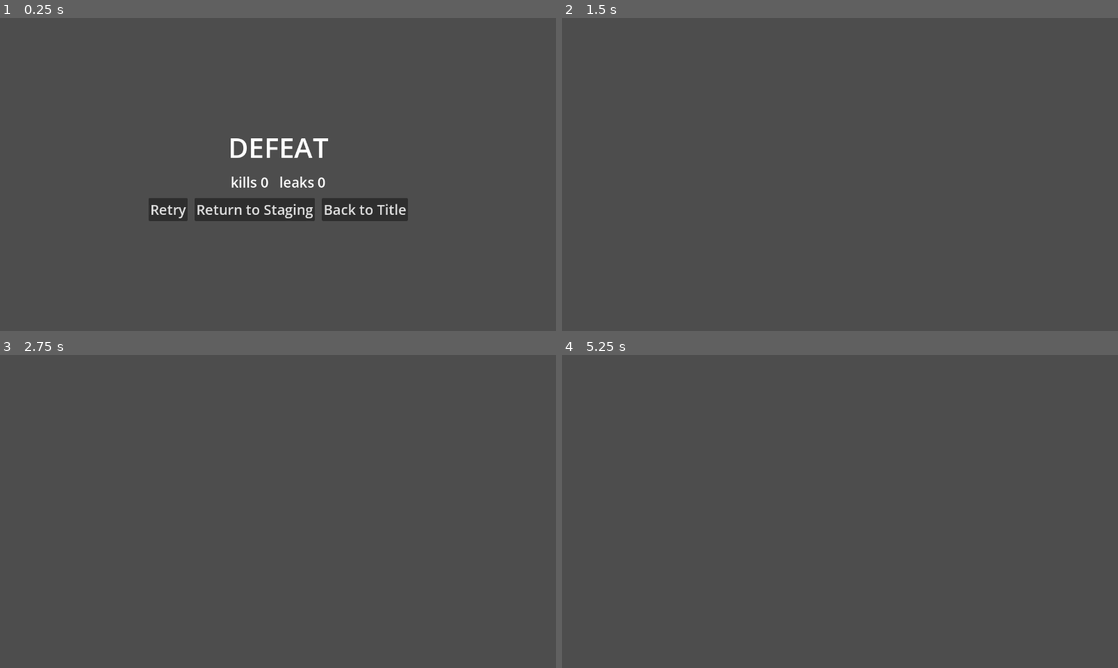
Above: before the commit, frames 1-4 (two rows, left to right).
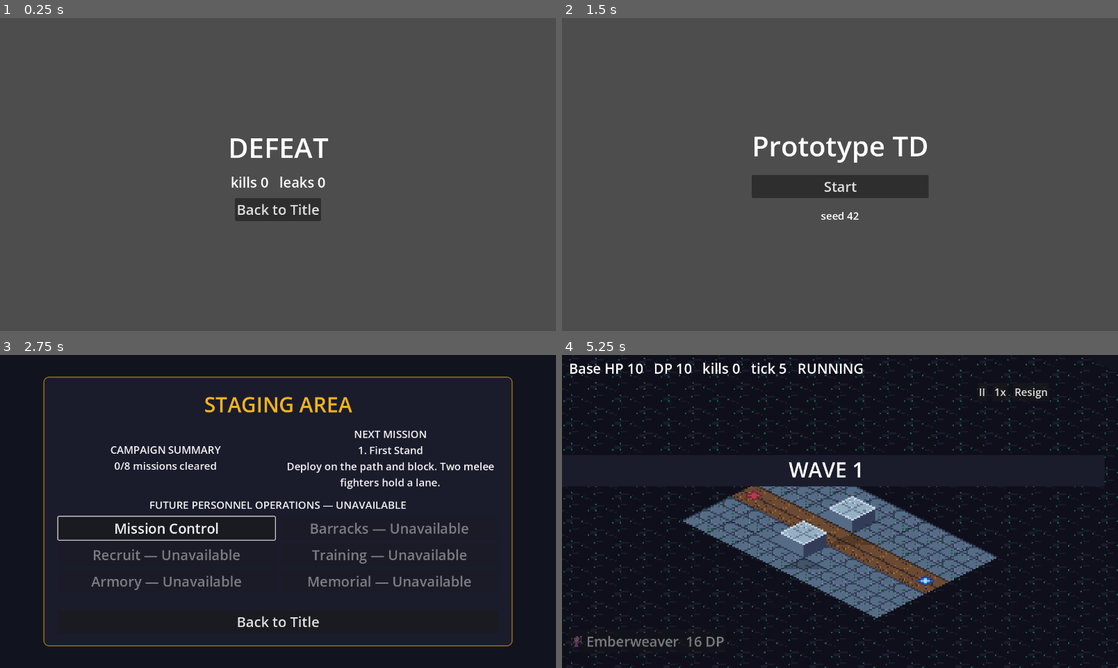
Above: after the commit, the same moments.

Repository: junnyboi/proto-td
Game: Godot game, scene res://scenes/results.tscn
Same seed, same stepped clock (60 frames per second), same inputs: the game is played once before the commit and once after it. This scene is started directly instead of the project's main scene.
Inputs (mouse positions are in pixels of both pictures, inside the frame that each line leads up to):
- Up to frame 1 (0.25 s): no input
- Up to frame 2 (1.5 s): click (728, 208) at 0.5 s, where only the run before the commit has a clickable "Retry"; click (840, 208) at 1.25 s, where only the run after the commit has a clickable "Back to Title"
- Up to frame 3 (2.75 s): click (278, 524) at 2 s, where only the run after the commit has a clickable "Start"
- Up to frame 4 (5.25 s): click (728, 527) at 2.75 s, where only the run after the commit has a clickable "Mission Control"; click (840, 408) at 3.5 s, where only the run after the commit has a clickable "1. First Stand"; click (723, 495) at 4.25 s, where only the run after the commit has a clickable "Emberweaver 16 DP"; click (862, 602) at 5 s, where only the run after the commit has a clickable "Start Battle"

The runs differ from the first frame. In frame 1, 2.5% of the frame differs, in the area x 26-74%, y 57-65%; in frame 2, 3.2%; in frame 3, 99%; in frame 4, 99%, in the area x 0-100%, y 0-100%.
Error before the commit: Invalid access to property or key 'title' on a base object of type 'Nil'. (res://scripts/ui/squad_select.gd:31)

Commit message:
AGENT 5 - Guard harness-only Results routing

Diff:
--- a/FEATURES.json
+++ b/FEATURES.json
@@ -295,7 +295,7 @@
    "id": "P15",
    "title": "Campaign Staging Area: strategic hub shell and mode-correct routing",
    "acceptance": [
-    "interactive Campaign opens Staging; Mission Control opens stage select; stage-select Back preserves the campaign session",
+    "the sole Start action opens Staging; Mission Control opens stage select; stage-select Back preserves the campaign session",
     "campaign CLEAR and DEFEAT results return to Staging while preserving the active campaign session",
     "five future personnel operations are visible, disabled, and explicitly unavailable; initial campaign summary reads 0/8",
     "staging_flow passes headless and windowed with completion sentinel, three fresh screenshots, and falsifiable text/layout checks",
--- a/scripts/ui/results.gd
+++ b/scripts/ui/results.gd
@@ -3,7 +3,8 @@
 ## Results screen: headline + stars + tallies from Game.last_result, one
 ## "Unlocked:" line per granted reward (the reveal). The prototype has one
 ## player flow: Retry -> squad select, Return to Staging for either outcome,
-## and Back to Title resets the campaign session.
+## and Back to Title resets the campaign session. Harness/debug battles have
+## no CampaignState and receive only the safe Back to Title projection.
 ## The battle's stamp edge owns victory/defeat SFX — this screen only
 ## clicks (L3).
 
@@ -47,18 +48,19 @@
 	actions.add_theme_constant_override("separation", 16)
 	actions.alignment = BoxContainer.ALIGNMENT_CENTER
 	column.add_child(actions)
-	var retry := Button.new()
-	retry.name = "RetryButton"
-	retry.text = "Retry"
-	retry.add_theme_font_size_override("font_size", FONT_SIZE)
-	retry.pressed.connect(_on_retry)
-	actions.add_child(retry)
-	var next := Button.new()
-	next.name = "ReturnToStaging"
-	next.text = "Return to Staging"
-	next.add_theme_font_size_override("font_size", FONT_SIZE)
-	next.pressed.connect(_on_return_to_staging)
-	actions.add_child(next)
+	if Game.campaign_active and Game.campaign != null:
+		var retry := Button.new()
+		retry.name = "RetryButton"
+		retry.text = "Retry"
+		retry.add_theme_font_size_override("font_size", FONT_SIZE)
+		retry.pressed.connect(_on_retry)
+		actions.add_child(retry)
+		var next := Button.new()
+		next.name = "ReturnToStaging"
+		next.text = "Return to Staging"
+		next.add_theme_font_size_override("font_size", FONT_SIZE)
+		next.pressed.connect(_on_return_to_staging)
+		actions.add_child(next)
 	var title := Button.new()
 	title.name = "BackToTitle"
 	title.text = "Back to Title"
--- a/selftest/scenarios/battle_controls.gd
+++ b/selftest/scenarios/battle_controls.gd
@@ -164,6 +164,26 @@
 	await h.click_view(continue_btn.get_global_rect().get_center())
 	var results := await _await_screen(h, game, "ResultsColumn")
 	h.check("results reached", results != null)
+	if results == null:
+		return
+	h.check(
+		"harness Results has no campaign Retry",
+		results.find_child("RetryButton", true, false) == null,
+	)
+	h.check(
+		"harness Results has no Staging route",
+		results.find_child("ReturnToStaging", true, false) == null,
+	)
+	var back := results.find_child("BackToTitle", true, false) as Button
+	h.check("harness Results offers safe Back to Title", back != null)
+	if back == null:
+		return
+	await h.click_view(back.get_global_rect().get_center())
+	var title := await _await_screen(h, game, "TitleBox")
+	h.check("harness Results returns to title", title != null)
+	if title != null:
+		var start := title.find_child("StartButton", true, false) as Button
+		h.check("returned title exposes Start", start != null and start.text == "Start")
 	h.done()
 
 
